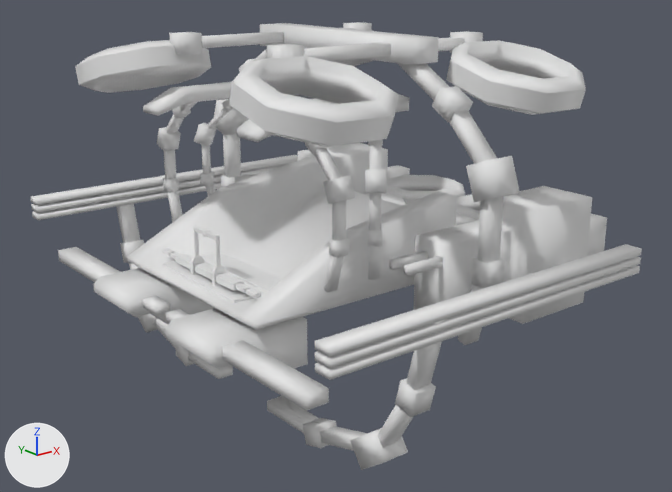
What one commit did to the FBX model UnchartedVR/Assets/UnchartedVR/PrototypeVRUndersea/Models/Submarine/Submarine.fbx.
Camera for both pictures: a 50 mm lens placed at (-4.42, -6.19, 2.34), pointed at (0.49, -0.05, -0.12). Every picture has the same lights, and +X, +Y and +Z are marked at lower left. Where no turn or scale is listed for an object, it has been applied to the vertices. Vertices at the same position are counted once.

In view in the first picture: 'Connectors', 'Detectors', 'Floorplane', 'Joints', 'Rotor', 'Submarine', 'TopBar', 'WeirdBullbar'.
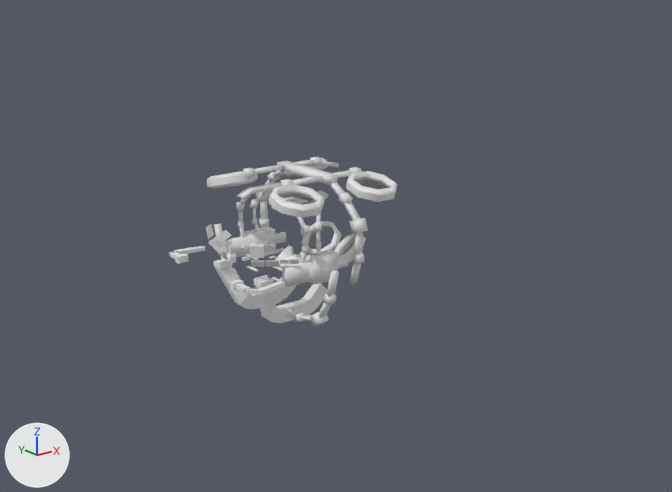
Boxes (x1, y1, x2, y2) around the edits, measured in the pictures (672 x 492 px; the box of a moved part takes in the faces that stretch with it):
'Submarine', reshaped (76% narrower, 82% shorter)
    before: (93, 23, 607, 368)
    after: (223, 226, 348, 287)
'Rotor', reshaped, moved, rescaled
    before: (75, 40, 586, 221)
    after: (206, 158, 398, 263)
'Detectors', moved, rescaled
    before: (31, 155, 642, 411)
    after: (241, 237, 301, 271)
'Connectors', moved, rescaled (61% narrower, 62% shorter)
    before: (117, 27, 503, 451)
    after: (214, 160, 364, 321)
'Joints', moved, rescaled (62% narrower, 62% shorter)
    before: (120, 22, 520, 470)
    after: (217, 157, 368, 327)
'Floorplane.001', added
    after: (214, 258, 327, 323)
'Floorplane', deleted
    before: (161, 252, 282, 303)
'Submarine.001', added
    after: (237, 161, 337, 211)
'Screens', added
    after: (206, 223, 299, 267)
'TopBar', deleted
    before: (190, 226, 226, 286)
'Submarine.002', added
    after: (275, 245, 302, 268)
'Detectors.001', added
    after: (242, 248, 284, 282)
'JoystickBase', added
    after: (226, 253, 236, 264)
'Joystick', added
    after: (228, 239, 232, 253)
part 1 of me_mesh_002, moved or reshaped
    before: (456, 194, 480, 221)
    after: (334, 234, 366, 263)
part 2 of me_mesh_002, moved or reshaped
    before: (386, 175, 465, 204)
    after: (301, 221, 341, 254)
part 3 of me_mesh_006, moved or reshaped
    before: (414, 186, 607, 324)
    after: (282, 250, 348, 287)
part 4 of me_mesh_006, moved or reshaped
    before: (235, 143, 410, 193)
    after: (223, 226, 286, 258)
part 5 of me_mesh_006, deleted
    before: (93, 23, 476, 368)

Edits to the bpy script that builds the scene:
```text
Change me_mesh_006:
    remove me_mesh_006.from_pydata(...)  # 254 vertices, 226 faces; spans x -1.36..2.53, y -1.56..1.56, z -0.65..1.73
    add me_mesh_006.from_pydata(...)  # 64 vertices, 60 faces; spans x -0.35..0.29, y -0.5..0.5, z -0.22..0.0
    me_mesh_006 part 3: the loose piece of 32 vertices spanning x 0.43..2.53, y -1.56..-1.04, z -0.57..0.38 is scaled about its middle by (0.303, 0.217, 0.235), then moved by (-1.51, 0.85, -0.01)
    me_mesh_006 part 4: the loose piece of 32 vertices spanning x 0.43..2.53, y 1.04..1.56, z -0.57..0.38 is scaled about its middle by (0.303, 0.217, 0.235), then moved by (-1.51, -0.85, -0.01)
    me_mesh_006 part 5: 10 loose pieces with 190 vertices, spanning x -1.36..1.66, y -1.0..1.0, z -0.65..1.73, are deleted
Change me_mesh_002:
    where me_mesh_002.from_pydata(...)  # 192 vertices, 192 faces; spans x -1.16..2.48, y -1.76..1.76, z -0.12..1.66
    me_mesh_002 part 1: the loose piece of 32 vertices spanning x 1.58..2.48, y -0.95..-0.05, z -0.12..0.12 is multiplied about its middle by the matrix ((0.641, 0.423, -0.641), (-0.299, 0.906, 0.299), (0.707, 0.0, 0.707)), then moved by (-0.7, 0.0, -0.17)
    me_mesh_002 part 2: the loose piece of 32 vertices spanning x 1.58..2.48, y 0.05..0.95, z -0.12..0.12 is multiplied about its middle by the matrix ((0.641, -0.423, -0.641), (0.299, 0.906, -0.299), (0.707, 0.0, 0.707)), then moved by (-0.7, 0.0, -0.17)
Remove ob_floorplane:
    ob_floorplane = bpy.data.objects.new('Floorplane', me_cube_007)
Remove ob_topbar:
    ob_topbar = bpy.data.objects.new('TopBar', me_mesh)
Change ob_connectors:
    ob_connectors.location: (0.0, 0.0, 0.0) -> (0.0, 0.0, -0.047)
    ob_connectors.scale: (1.0, 1.0, 1.0) -> (0.386, 0.386, 0.386)
Change ob_joints:
    ob_joints.location: (0.0, 0.0, 0.0) -> (0.0, 0.0, -0.047)
    ob_joints.scale: (1.0, 1.0, 1.0) -> (0.386, 0.386, 0.386)
Change ob_detectors:
    ob_detectors.location: (0.0, 0.0, 0.0) -> (-0.069, 0.0, -0.085)
    ob_detectors.scale: (1.0, 1.0, 1.0) -> (0.142, 0.142, 0.142)
Change ob_rotor:
    ob_rotor.location: (0.0, 0.0, 0.0) -> (0.0, 0.0, -0.047)
    ob_rotor.scale: (1.0, 1.0, 1.0) -> (0.386, 0.386, 0.386)
Add ob_joystick:
    ob_joystick = bpy.data.objects.new('Joystick', me_cube_009)  # 40 vertices, 38 faces; spans x -0.0235..0.0179, y -0.0206..0.0209, z -0.0078..0.115
    ob_joystick.location = (-0.392, 0.281, -0.08)
Add ob_screens:
    ob_screens = bpy.data.objects.new('Screens', me_mesh_004_1)  # 80 vertices, 60 faces; spans x -0.119..0.23, y -0.535..0.535, z -0.043..0.172
    ob_screens.location = (-0.478, 0.0, 0.0)
Add ob_detectors_001:
    ob_detectors_001 = bpy.data.objects.new('Detectors.001', me_mesh_003_1)  # 96 vertices, 72 faces; spans x -0.19..0.248, y -0.323..0.323, z -0.058..0.023
    ob_detectors_001.location = (-0.069, 0.0, -0.19)
Add ob_joystickparent:
    ob_joystickparent = bpy.data.objects.new('JoystickParent', me_cube_014)  # a box spanning x -0.0149..0.0149, y -0.0149..0.0149, z -0.0149..0.0149
    ob_joystickparent.location = (-0.391, 0.281, -0.091)
Add ob_floorplane_001:
    ob_floorplane_001 = bpy.data.objects.new('Floorplane.001', me_mesh_001_1)  # 88 vertices, 84 faces; spans x 0.267..1.045, y -0.357..0.357, z -0.603..-0.141
    ob_floorplane_001.location = (-0.788, 0.0, 0.0)
Add ob_submarine_001:
    ob_submarine_001 = bpy.data.objects.new('Submarine.001', me_mesh_002_1)  # 52 vertices, 46 faces; spans x -0.298..0.259, y -0.354..0.354, z 0.386..0.614
    ob_submarine_001.location = (0.0, 0.0, 0.0)
Add ob_submarine_002:
    ob_submarine_002 = bpy.data.objects.new('Submarine.002', me_mesh_1)  # 54 vertices, 52 faces; spans x -0.064..0.132, y -0.108..0.108, z -0.225..-0.071
    ob_submarine_002.location = (0.0, 0.0, 0.0)
Add ob_joystickbase:
    ob_joystickbase = bpy.data.objects.new('JoystickBase', me_cube_005)  # 16 vertices, 14 faces; spans x -0.2705..-0.2074, y -0.3038..-0.2407, z -0.1884..-0.1103
    ob_joystickbase.location = (-0.154, 0.552, 0.018)
```
